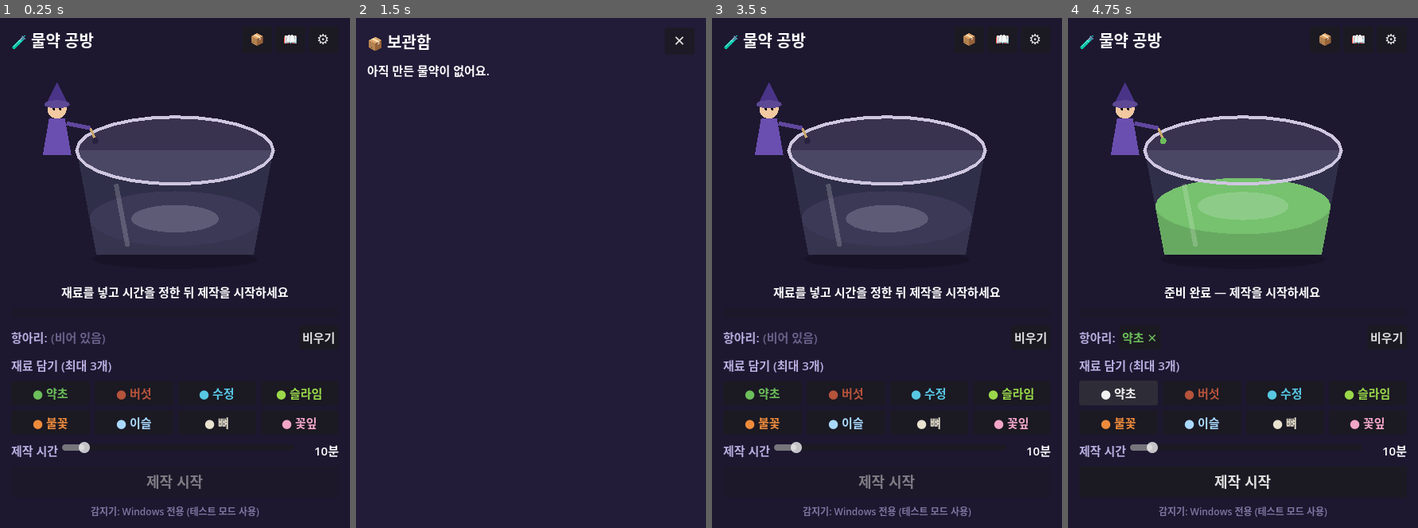
Above: before the commit, frames 1-4 (left to right).
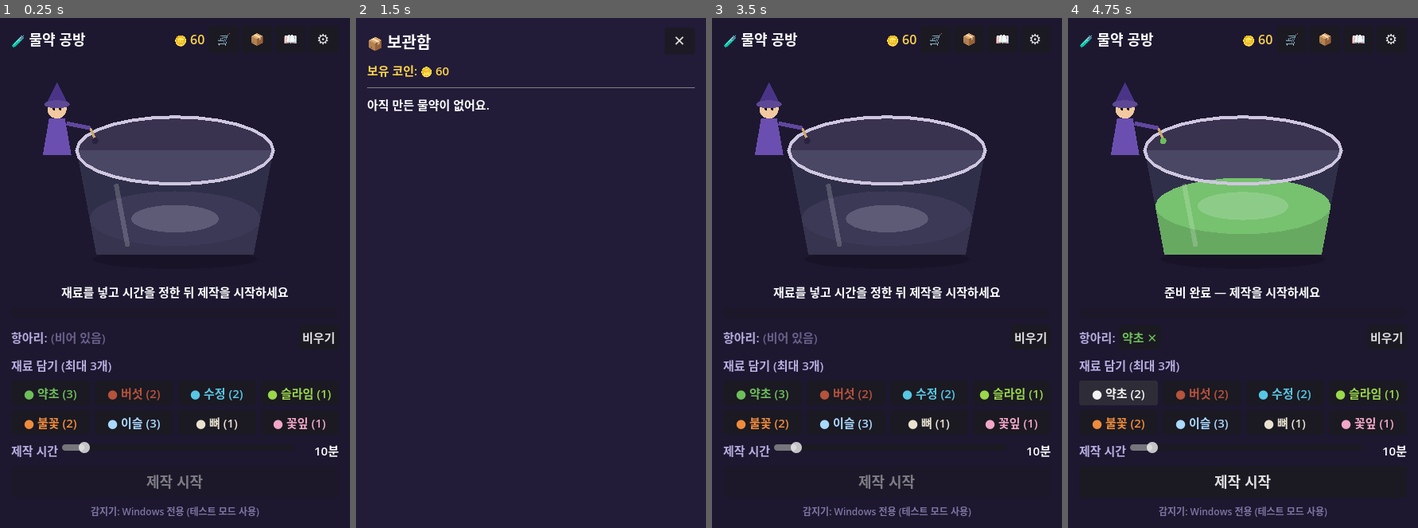
Above: after the commit, the same moments.

Repository: Six-Tail/Potion-Maker
Game: Godot game, scene res://main.tscn
Same seed, same stepped clock (60 frames per second), same inputs: the game is played once before the commit and once after it.
Inputs (mouse positions are in pixels of both pictures, inside the frame that each line leads up to):
- Up to frame 1 (0.25 s): no input
- Up to frame 2 (1.5 s): click "📦" at 0.5 s; click (580, 38) at 1.25 s, where only the run after the commit has a clickable "🛒"
- Up to frame 3 (3.5 s): click "📖" at 2 s; click "⚙" at 2.75 s
- Up to frame 4 (4.75 s): click "비우기" at 3.5 s; click (1117, 395) at 4.25 s, where only the run before the commit has a clickable "● 약초"

The runs differ from the first frame. In frame 1, 2.3% of the frame differs, in the area x 3-95%, y 2-81%; in frame 2, 1.0%; in frame 3, 2.3%; in frame 4, 2.3%.

Commit message:
feat: 재료 상점/판매 경제 시스템 + 위젯 창 편의 기능
- 코인 재화 + 재료 재고 시스템 (재고가 있어야 항아리에 담김, 담기/회수 시 재고 반영)
- 상점(🛒): 재료 구매 / 보관함(📦): 물약 판매로 코인 획득
- 재료별 구매가, 물약별 판매가 데이터 추가
- 헤더에 코인 표시, 재료 버튼에 보유 개수 표시 및 재고 없을 때 비활성화
- 설정: 항상 위 표시 토글, 화면 네 구석 스냅 정렬
- 이전 세이브 호환(coins/stock 기본값 처리)

Co-Authored-By: Claude Opus 4.8 <noreply@anthropic.com>

Diff:
--- a/scripts/game_state.gd
+++ b/scripts/game_state.gd
@@ -6,9 +6,20 @@
 signal brew_changed
 signal inventory_changed
 signal apps_changed
+signal coins_changed
+signal stock_changed
 
 const SAVE_PATH := "user://save.json"
 const MAX_INGREDIENTS := 3
+
+# 보유 코인 (재화)
+var coins: int = 60
+
+# 재료 재고: 재료 id -> 보유 개수 (첫 실행 기본값)
+var ingredient_stock: Dictionary = {
+	"herb": 3, "dew": 3, "mushroom": 2, "crystal": 2,
+	"ember": 2, "slime": 1, "bone": 1, "petal": 1,
+}
 
 # 항아리에 담긴 재료 id 목록 (제작 시작 전)
 var jar_ingredients: Array = []
@@ -37,13 +48,20 @@
 	save_game()
 
 # ---------- 항아리 ----------
+func available_stock(id: String) -> int:
+	return int(ingredient_stock.get(id, 0))
+
 func add_ingredient(id: String) -> bool:
 	if brew != null:
 		return false
 	if jar_ingredients.size() >= MAX_INGREDIENTS:
 		return false
+	if available_stock(id) <= 0:
+		return false
+	ingredient_stock[id] = available_stock(id) - 1
 	jar_ingredients.append(id)
 	jar_changed.emit()
+	stock_changed.emit()
 	save_game()
 	return true
 
@@ -51,15 +69,21 @@
 	if brew != null:
 		return
 	if idx >= 0 and idx < jar_ingredients.size():
+		var id: String = jar_ingredients[idx]
 		jar_ingredients.remove_at(idx)
+		ingredient_stock[id] = available_stock(id) + 1
 		jar_changed.emit()
+		stock_changed.emit()
 		save_game()
 
 func clear_jar() -> void:
 	if brew != null:
 		return
+	for id in jar_ingredients:
+		ingredient_stock[id] = available_stock(id) + 1
 	jar_ingredients.clear()
 	jar_changed.emit()
+	stock_changed.emit()
 	save_game()
 
 # ---------- 제작 ----------
@@ -127,6 +151,7 @@
 			"name": p.name,
 			"color": _color_to_arr(p.color),
 			"desc": p.get("desc", ""),
+			"value": int(p.get("value", 5)),
 			"count": 1,
 		}
 	if id != "unknown" and id != "failure" and not discovered.has(id):
@@ -140,6 +165,32 @@
 			inventory.erase(id)
 		inventory_changed.emit()
 		save_game()
+
+# ---------- 상점 / 판매 ----------
+func buy_ingredient(id: String) -> bool:
+	var price := int(Recipes.INGREDIENTS.get(id, {}).get("price", 5))
+	if coins < price:
+		return false
+	coins -= price
+	ingredient_stock[id] = available_stock(id) + 1
+	coins_changed.emit()
+	stock_changed.emit()
+	save_game()
+	return true
+
+## 물약 1개 판매. 판매가(코인)를 반환, 실패 시 0.
+func sell_potion(id: String) -> int:
+	if not inventory.has(id):
+		return 0
+	var value := int(Recipes.sell_value(id))
+	inventory[id].count -= 1
+	if inventory[id].count <= 0:
+		inventory.erase(id)
+	coins += value
+	inventory_changed.emit()
+	coins_changed.emit()
+	save_game()
+	return value
 
 # ---------- 등록된 앱 ----------
 func is_app_registered(pname: String) -> bool:
@@ -184,6 +235,8 @@
 		"apps": registered_apps,
 		"time_scale": time_scale,
 		"force_active": force_active,
+		"coins": coins,
+		"stock": ingredient_stock,
 	}
 	var f := FileAccess.open(SAVE_PATH, FileAccess.WRITE)
 	if f:
@@ -208,6 +261,13 @@
 	registered_apps = data.get("apps", [])
 	time_scale = float(data.get("time_scale", 1.0))
 	force_active = bool(data.get("force_active", false))
+	coins = int(data.get("coins", coins))
+	var saved_stock = data.get("stock", null)
+	if typeof(saved_stock) == TYPE_DICTIONARY:
+		var s := {}
+		for k in saved_stock.keys():
+			s[k] = int(saved_stock[k])
+		ingredient_stock = s
 	# brew 내부 숫자값들이 JSON 파싱으로 float 이 되도록 보정
 	if brew != null:
 		brew.minutes = float(brew.get("minutes", 1.0))
--- a/scripts/main.gd
+++ b/scripts/main.gd
@@ -14,6 +14,8 @@
 var cancel_btn: Button
 var detect_label: Label
 var toast_label: Label
+var coins_label: Label
+var ing_buttons: Dictionary = {}   # 재료 id -> Button
 
 # 오버레이(보관함/도감/설정)
 var overlay: PanelContainer
@@ -99,9 +101,16 @@
 	vb.add_child(header)
 	var title := Label.new()
 	title.text = "🧪 물약 공방"
-	title.add_theme_font_size_override("font_size", 20)
+	title.add_theme_font_size_override("font_size", 18)
 	title.size_flags_horizontal = Control.SIZE_EXPAND_FILL
+	title.vertical_alignment = VERTICAL_ALIGNMENT_CENTER
 	header.add_child(title)
+	coins_label = Label.new()
+	coins_label.add_theme_font_size_override("font_size", 16)
+	coins_label.add_theme_color_override("font_color", Color("ffd447"))
+	coins_label.vertical_alignment = VERTICAL_ALIGNMENT_CENTER
+	header.add_child(coins_label)
+	header.add_child(_mk_icon_button("🛒", func(): _open_panel("shop")))
 	header.add_child(_mk_icon_button("📦", func(): _open_panel("inventory")))
 	header.add_child(_mk_icon_button("📖", func(): _open_panel("recipes")))
 	header.add_child(_mk_icon_button("⚙", func(): _open_panel("settings")))
@@ -159,9 +168,11 @@
 		b.text = "● " + info.name
 		b.add_theme_color_override("font_color", info.color)
 		b.size_flags_horizontal = Control.SIZE_EXPAND_FILL
+		b.clip_text = true
 		var cap_id: String = id
 		b.pressed.connect(func(): _on_add_ingredient(cap_id))
 		ing_grid.add_child(b)
+		ing_buttons[id] = b
 
 	# --- 시간 설정 ---
 	var time_head := HBoxContainer.new()
@@ -267,6 +278,24 @@
 	GameState.brew_changed.connect(_on_brew_changed)
 	GameState.inventory_changed.connect(func(): if current_panel == "inventory": _fill_inventory())
 	GameState.apps_changed.connect(func(): if current_panel == "settings": _fill_settings())
+	GameState.coins_changed.connect(_on_coins_changed)
+	GameState.stock_changed.connect(_on_stock_changed)
+
+func _on_coins_changed() -> void:
+	_refresh_coins()
+	if current_panel == "shop":
+		_fill_shop()
+	elif current_panel == "inventory":
+		_fill_inventory()
+
+func _on_stock_changed() -> void:
+	refresh_controls()
+	if current_panel == "shop":
+		_fill_shop()
+
+func _refresh_coins() -> void:
+	if coins_label:
+		coins_label.text = "🪙 %d" % GameState.coins
 
 # ============================================================
 # 이벤트
@@ -275,8 +304,10 @@
 	if not GameState.add_ingredient(id):
 		if GameState.brew != null:
 			_show_toast("제작 중에는 재료를 넣을 수 없어요")
+		elif GameState.jar_ingredients.size() >= GameState.MAX_INGREDIENTS:
+			_show_toast("항아리가 가득 찼어요")
 		else:
-			_show_toast("항아리가 가득 찼어요")
+			_show_toast("%s 재고가 없어요 (상점에서 구매)" % Recipes.ingredient_name(id))
 
 func _on_brew_pressed() -> void:
 	if GameState.brew != null:
@@ -371,9 +402,13 @@
 	cancel_btn.visible = brewing
 	brew_btn.disabled = GameState.jar_ingredients.is_empty()
 	time_slider.editable = not brewing
-	for b in ing_grid.get_children():
-		if b is Button:
-			b.disabled = brewing or GameState.jar_ingredients.size() >= GameState.MAX_INGREDIENTS
+	var jar_full := GameState.jar_ingredients.size() >= GameState.MAX_INGREDIENTS
+	for id in ing_buttons.keys():
+		var b: Button = ing_buttons[id]
+		var stock := GameState.available_stock(id)
+		b.text = "● %s (%d)" % [Recipes.ingredient_name(id), stock]
+		b.disabled = brewing or jar_full or stock <= 0
+	_refresh_coins()
 
 func refresh_status() -> void:
 	if GameState.brew != null:
@@ -415,6 +450,9 @@
 	current_panel = which
 	overlay.visible = true
 	match which:
+		"shop":
+			overlay_title.text = "🛒 상점"
+			_fill_shop()
 		"inventory":
 			overlay_title.text = "📦 보관함"
 			_fill_inventory()
@@ -435,6 +473,11 @@
 
 func _fill_inventory() -> void:
 	_clear_overlay()
+	var cl := Label.new()
+	cl.text = "보유 코인: 🪙 %d" % GameState.coins
+	cl.add_theme_color_override("font_color", Color("ffd447"))
+	overlay_content.add_child(cl)
+	overlay_content.add_child(_hsep())
 	if GameState.inventory.is_empty():
 		var e := Label.new()
 		e.text = "아직 만든 물약이 없어요."
@@ -461,8 +504,57 @@
 		d.autowrap_mode = TextServer.AUTOWRAP_WORD_SMART
 		box.add_child(d)
 		row.add_child(box)
+		var cap_id: String = id
+		var sell := Button.new()
+		sell.text = "판매 🪙%d" % Recipes.sell_value(id)
+		sell.pressed.connect(func(): _on_sell(cap_id))
+		row.add_child(sell)
 		overlay_content.add_child(row)
 		overlay_content.add_child(_hsep())
+
+func _on_sell(id: String) -> void:
+	var v := GameState.sell_potion(id)
+	if v > 0:
+		_show_toast("판매 +🪙%d" % v)
+
+func _fill_shop() -> void:
+	_clear_overlay()
+	var intro := Label.new()
+	intro.text = "재료를 구매해 물약을 만들고, 완성한 물약은 보관함에서 팔아 코인을 모으세요."
+	intro.autowrap_mode = TextServer.AUTOWRAP_WORD_SMART
+	intro.add_theme_color_override("font_color", Color("9a90bc"))
+	overlay_content.add_child(intro)
+	var cl := Label.new()
+	cl.text = "보유 코인: 🪙 %d" % GameState.coins
+	cl.add_theme_color_override("font_color", Color("ffd447"))
+	overlay_content.add_child(cl)
+	overlay_content.add_child(_hsep())
+	for id in Recipes.INGREDIENTS.keys():
+		var info = Recipes.INGREDIENTS[id]
+		var price := Recipes.buy_price(id)
+		var row := HBoxContainer.new()
+		row.add_theme_constant_override("separation", 8)
+		var sw := ColorRect.new()
+		sw.color = info.color
+		sw.custom_minimum_size = Vector2(24, 24)
+		row.add_child(sw)
+		var nm := Label.new()
+		nm.text = "%s   (보유 %d)" % [info.name, GameState.available_stock(id)]
+		nm.size_flags_horizontal = Control.SIZE_EXPAND_FILL
+		row.add_child(nm)
+		var cap_id: String = id
+		var buy := Button.new()
+		buy.text = "구매 🪙%d" % price
+		buy.disabled = GameState.coins < price
+		buy.pressed.connect(func(): _on_buy(cap_id))
+		row.add_child(buy)
+		overlay_content.add_child(row)
+
+func _on_buy(id: String) -> void:
+	if GameState.buy_ingredient(id):
+		_show_toast("%s 구매!" % Recipes.ingredient_name(id))
+	else:
+		_show_toast("코인이 부족해요")
 
 func _fill_recipes() -> void:
 	_clear_overlay()
@@ -589,7 +681,50 @@
 		speed_row.add_child(b)
 	overlay_content.add_child(speed_row)
 
+	overlay_content.add_child(_hsep())
+
+	# --- 위젯 창 ---
+	var win_lbl := Label.new()
+	win_lbl.text = "위젯 창"
+	win_lbl.add_theme_font_size_override("font_size", 16)
+	overlay_content.add_child(win_lbl)
+
+	var top_cb := CheckBox.new()
+	top_cb.text = "항상 위에 표시"
+	top_cb.button_pressed = get_window().always_on_top
+	top_cb.toggled.connect(func(on): get_window().always_on_top = on)
+	overlay_content.add_child(top_cb)
+
+	var snap_lbl := Label.new()
+	snap_lbl.text = "화면 구석으로 이동"
+	snap_lbl.add_theme_color_override("font_color", Color("b9aee0"))
+	overlay_content.add_child(snap_lbl)
+
+	var snap_row := HBoxContainer.new()
+	for entry in [["↖", 0], ["↗", 1], ["↙", 2], ["↘", 3]]:
+		var b := Button.new()
+		b.text = entry[0]
+		b.size_flags_horizontal = Control.SIZE_EXPAND_FILL
+		var corner: int = entry[1]
+		b.pressed.connect(func(): _snap_window(corner))
+		snap_row.add_child(b)
+	overlay_content.add_child(snap_row)
+
 	_update_settings_live()
+
+## 창을 화면 구석으로 이동. corner: 0=좌상 1=우상 2=좌하 3=우하
+func _snap_window(corner: int) -> void:
+	var win := get_window()
+	var scr := DisplayServer.screen_get_usable_rect(win.current_screen)
+	var ws := win.size
+	var margin := 12
+	var x := scr.position.x + margin
+	var y := scr.position.y + margin
+	if corner == 1 or corner == 3:
+		x = scr.position.x + scr.size.x - ws.x - margin
+	if corner == 2 or corner == 3:
+		y = scr.position.y + scr.size.y - ws.y - margin
+	win.position = Vector2i(x, y)
 
 func _update_settings_live() -> void:
 	if live_detect_label:
--- a/scripts/recipes.gd
+++ b/scripts/recipes.gd
@@ -5,66 +5,66 @@
 # 재료 정의: id -> { name, color, shape }
 # shape 은 cauldron_view 가 아이콘을 그릴 때 사용하는 힌트.
 var INGREDIENTS := {
-	"herb":     {"name": "약초",   "color": Color("6cbf5a"), "shape": "leaf"},
-	"mushroom": {"name": "버섯",   "color": Color("b5533b"), "shape": "mushroom"},
-	"crystal":  {"name": "수정",   "color": Color("57c7e3"), "shape": "crystal"},
-	"slime":    {"name": "슬라임", "color": Color("9ad84a"), "shape": "blob"},
-	"ember":    {"name": "불꽃",   "color": Color("ef8b3b"), "shape": "flame"},
-	"dew":      {"name": "이슬",   "color": Color("a9d9ff"), "shape": "drop"},
-	"bone":     {"name": "뼈",     "color": Color("e8e2cf"), "shape": "bone"},
-	"petal":    {"name": "꽃잎",   "color": Color("f2a6c8"), "shape": "petal"},
+	"herb":     {"name": "약초",   "color": Color("6cbf5a"), "shape": "leaf",     "price": 3},
+	"mushroom": {"name": "버섯",   "color": Color("b5533b"), "shape": "mushroom", "price": 4},
+	"crystal":  {"name": "수정",   "color": Color("57c7e3"), "shape": "crystal",  "price": 6},
+	"slime":    {"name": "슬라임", "color": Color("9ad84a"), "shape": "blob",     "price": 4},
+	"ember":    {"name": "불꽃",   "color": Color("ef8b3b"), "shape": "flame",    "price": 5},
+	"dew":      {"name": "이슬",   "color": Color("a9d9ff"), "shape": "drop",     "price": 3},
+	"bone":     {"name": "뼈",     "color": Color("e8e2cf"), "shape": "bone",     "price": 5},
+	"petal":    {"name": "꽃잎",   "color": Color("f2a6c8"), "shape": "petal",    "price": 5},
 }
 
 # 레시피: ing(재료 id 목록, 순서 무관) + 시간 범위(분) -> 결과 물약
 # min <= 설정시간(분) <= max 이고 재료 조합이 일치하면 해당 물약.
 var RECIPES := [
 	{
-		"id": "vitality", "name": "활력의 물약", "color": Color("5fd06a"),
+		"id": "vitality", "name": "활력의 물약", "color": Color("5fd06a"), "value": 12,
 		"ing": ["herb", "dew"], "min": 1, "max": 15,
 		"desc": "마시면 잠이 확 깨는 상쾌한 초록빛 물약.",
 	},
 	{
-		"id": "flame", "name": "화염의 물약", "color": Color("ff7a2f"),
+		"id": "flame", "name": "화염의 물약", "color": Color("ff7a2f"), "value": 14,
 		"ing": ["ember", "crystal"], "min": 1, "max": 15,
 		"desc": "병째로 뜨끈한, 손난로 대용 물약.",
 	},
 	{
-		"id": "mana", "name": "마나 물약", "color": Color("3f7bff"),
+		"id": "mana", "name": "마나 물약", "color": Color("3f7bff"), "value": 30,
 		"ing": ["crystal", "dew"], "min": 15, "max": 60,
 		"desc": "천천히 우려낸 깊고 푸른 마력의 정수.",
 	},
 	{
-		"id": "poison", "name": "맹독 물약", "color": Color("7fbf3f"),
+		"id": "poison", "name": "맹독 물약", "color": Color("7fbf3f"), "value": 16,
 		"ing": ["mushroom", "slime"], "min": 1, "max": 20,
 		"desc": "부글부글… 냄새만 맡아도 위험한 물약.",
 	},
 	{
-		"id": "charm", "name": "매혹의 물약", "color": Color("ff7ab8"),
+		"id": "charm", "name": "매혹의 물약", "color": Color("ff7ab8"), "value": 22,
 		"ing": ["petal", "dew"], "min": 1, "max": 30,
 		"desc": "은은한 꽃향이 감도는 분홍빛 물약.",
 	},
 	{
-		"id": "revive", "name": "부활의 물약", "color": Color("e23b4a"),
+		"id": "revive", "name": "부활의 물약", "color": Color("e23b4a"), "value": 60,
 		"ing": ["bone", "ember"], "min": 30, "max": 180,
 		"desc": "오래 고아낸, 생명을 되돌린다는 전설의 물약.",
 	},
 	{
-		"id": "invisible", "name": "투명 물약", "color": Color("d8f0ff"),
+		"id": "invisible", "name": "투명 물약", "color": Color("d8f0ff"), "value": 55,
 		"ing": ["crystal", "petal", "dew"], "min": 30, "max": 180,
 		"desc": "마시면 잠깐 모습이 흐릿해진다는 신비한 물약.",
 	},
 	{
-		"id": "panacea", "name": "만병통치약", "color": Color("ffd447"),
+		"id": "panacea", "name": "만병통치약", "color": Color("ffd447"), "value": 85,
 		"ing": ["herb", "mushroom", "crystal"], "min": 15, "max": 90,
 		"desc": "온갖 재료를 균형 있게 섞은 황금빛 명약.",
 	},
 	{
-		"id": "ooze", "name": "점액 물약", "color": Color("b6e34a"),
+		"id": "ooze", "name": "점액 물약", "color": Color("b6e34a"), "value": 8,
 		"ing": ["slime", "slime"], "min": 1, "max": 60,
 		"desc": "던지면 끈적하게 달라붙는 장난용 물약.",
 	},
 	{
-		"id": "lava", "name": "용암 물약", "color": Color("c0341d"),
+		"id": "lava", "name": "용암 물약", "color": Color("c0341d"), "value": 95,
 		"ing": ["ember", "ember", "bone"], "min": 60, "max": 300,
 		"desc": "위험천만! 아주 오래 끓여야 완성되는 물약.",
 	},
@@ -72,11 +72,11 @@
 
 # 재료가 없을 때 / 조합이 안 맞을 때의 결과
 var UNKNOWN := {
-	"id": "unknown", "name": "정체불명의 물약", "color": Color("8a7fa6"),
+	"id": "unknown", "name": "정체불명의 물약", "color": Color("8a7fa6"), "value": 5,
 	"desc": "탁하고 미심쩍은 액체. 이게 대체 뭐지…?",
 }
 var FAILURE := {
-	"id": "failure", "name": "맹물", "color": Color("cfe6f2"),
+	"id": "failure", "name": "맹물", "color": Color("cfe6f2"), "value": 1,
 	"desc": "재료 없이 끓여봐야 그냥 물이다.",
 }
 
@@ -105,6 +105,21 @@
 			out.append(r)
 	return out
 
+## 물약 id 의 판매가(코인). 알 수 없으면 5.
+func sell_value(id: String) -> int:
+	if id == "unknown":
+		return int(UNKNOWN.value)
+	if id == "failure":
+		return int(FAILURE.value)
+	for r in RECIPES:
+		if r.id == id:
+			return int(r.value)
+	return 5
+
+## 재료 id 의 구매가(코인).
+func buy_price(id: String) -> int:
+	return int(INGREDIENTS.get(id, {}).get("price", 5))
+
 func ingredient_color(id: String) -> Color:
 	if INGREDIENTS.has(id):
 		return INGREDIENTS[id].color
Not shown, changed: README.md
